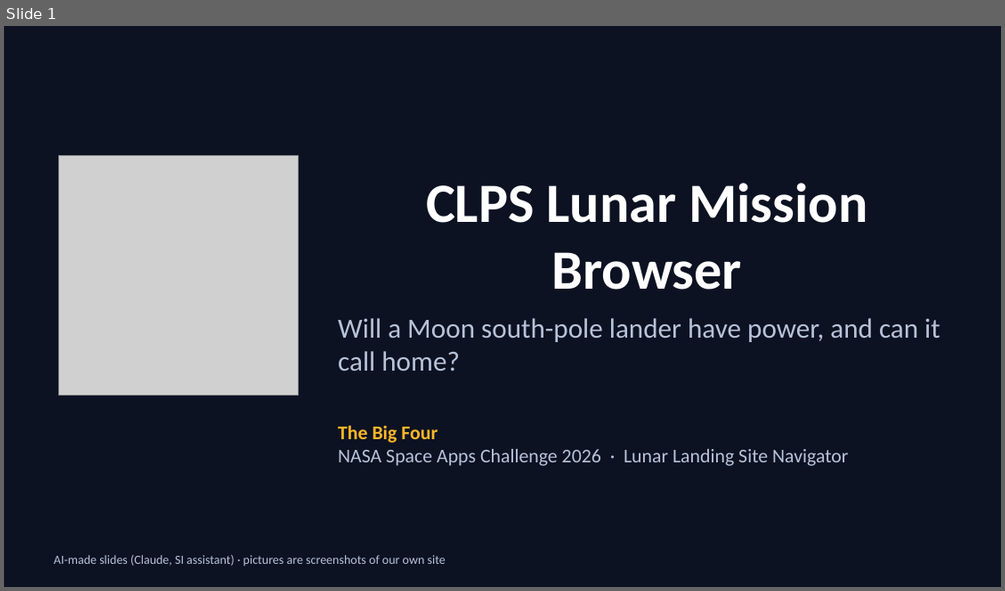
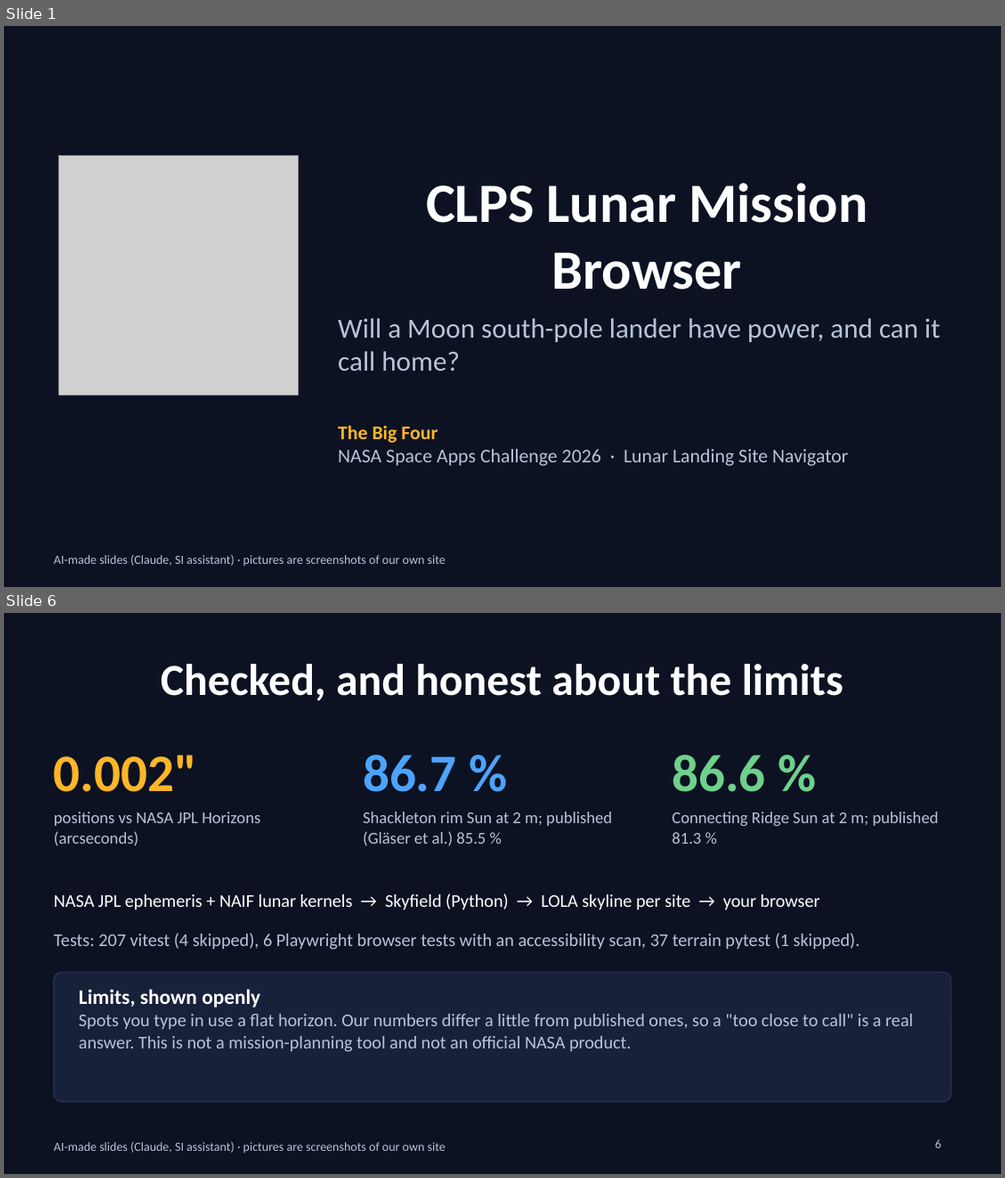
Before and after one commit to stevenjc2009-byte/clps-lunar-browser, a slide deck: docs/slides.pptx. Shown one above the other, each under a label of ours: slide 1 before the commit, slides 1 and 6 after it; the slides between them are not shown. The pictures are 1005x591 and 1005x1178 pixels, drawn with LibreOffice and Linux fonts; fonts in the diff are those of the drawing; grey boxes stand for pictures. Boxes give left, top, right and bottom in pixels: in the first picture for what was removed or moved away, otherwise in the second. Text is boxed around its words. In the diff, an @@ line names an element or a change of style, - is before the commit and + after.

```diff
--- a/docs/slides.pptx
+++ b/docs/slides.pptx
@@ slide 6 added at [4, 613, 1001, 1174], background #0C1222; not listed: 1 template element that a slide beside it also shows @@
@@ title added at [161, 664, 843, 701], 32 pt, text #FFFFFF, bold @@
+Checked, and honest about the limits
@@ text added at [54, 755, 197, 792], 38 pt, text #FFB627, bold @@
+0.002"
@@ text added at [363, 755, 457, 792], 38 pt, text #4DA3FF, bold @@
+86.7 %
@@ text added at [672, 755, 766, 792], 38 pt, text #6FD08C, bold @@
+86.6 %
@@ text added at [54, 811, 260, 846], 12 pt, text #B8C3D9 @@
+positions vs NASA JPL Horizons (arcseconds)
@@ text added at [363, 811, 612, 846], 12 pt, text #B8C3D9 @@
+Shackleton rim Sun at 2 m; published (Gläser et al.) 85.5 %
@@ text added at [672, 811, 938, 844], 12 pt, text #B8C3D9 @@
+Connecting Ridge Sun at 2 m; published 81.3 %
@@ text added at [54, 893, 820, 910], 13 pt, text #FFFFFF @@
+NASA JPL ephemeris + NAIF lunar kernels → Skyfield (Python) → LOLA skyline per site → your browser
@@ text added at [54, 933, 860, 949], 13 pt, text #B8C3D9 @@
+Tests: 207 vitest (4 skipped), 6 Playwright browser tests with an accessibility scan, 37 terrain pytest (1 skipped).
@@ rounded rectangle added at [54, 972, 951, 1102], fill #18213A, outline #2A3555 0.75 pt @@
@@ text added at [79, 989, 913, 1052], 13 pt, text #B8C3D9 @@
+Limits, shown openly
+Spots you type in use a flat horizon. Our numbers differ a little from published ones, so a "too close to call" is a real answer. This is not a mission-planning tool and not an official NASA product.
@@ page number added at [935, 1139, 941, 1148], 9 pt, text #B8C3D9 @@
+6
```
Also in this commit, not shown: 2 slides changed, 3 other slides added, 4 slides removed, 17 other files.
